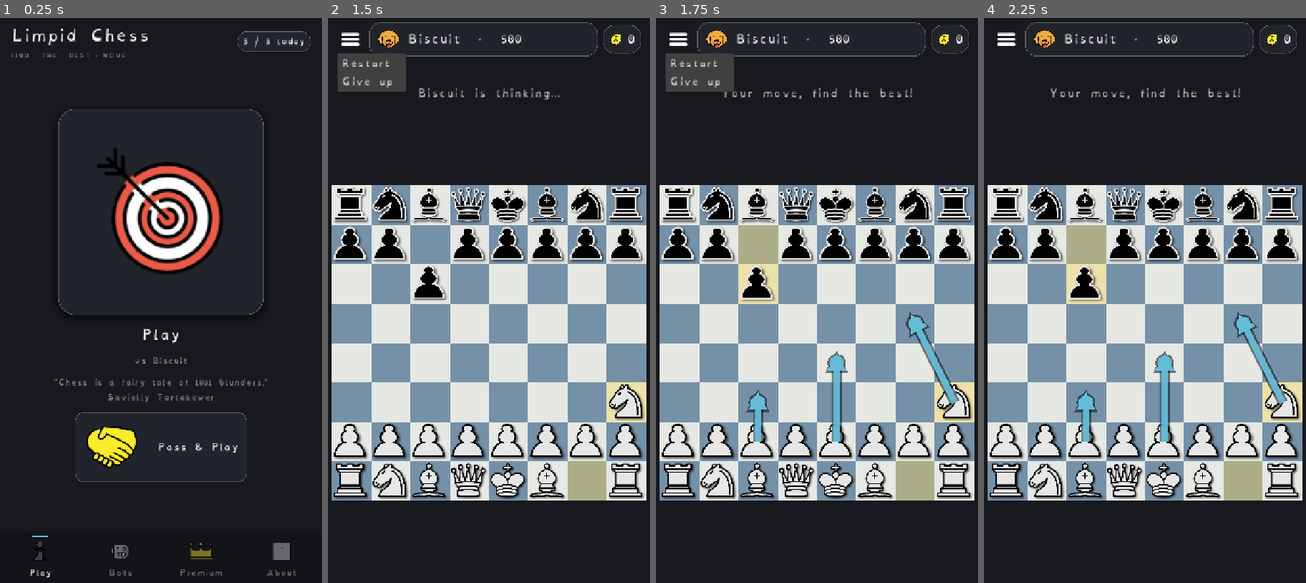
Above: before the commit, frames 1-4 (left to right).
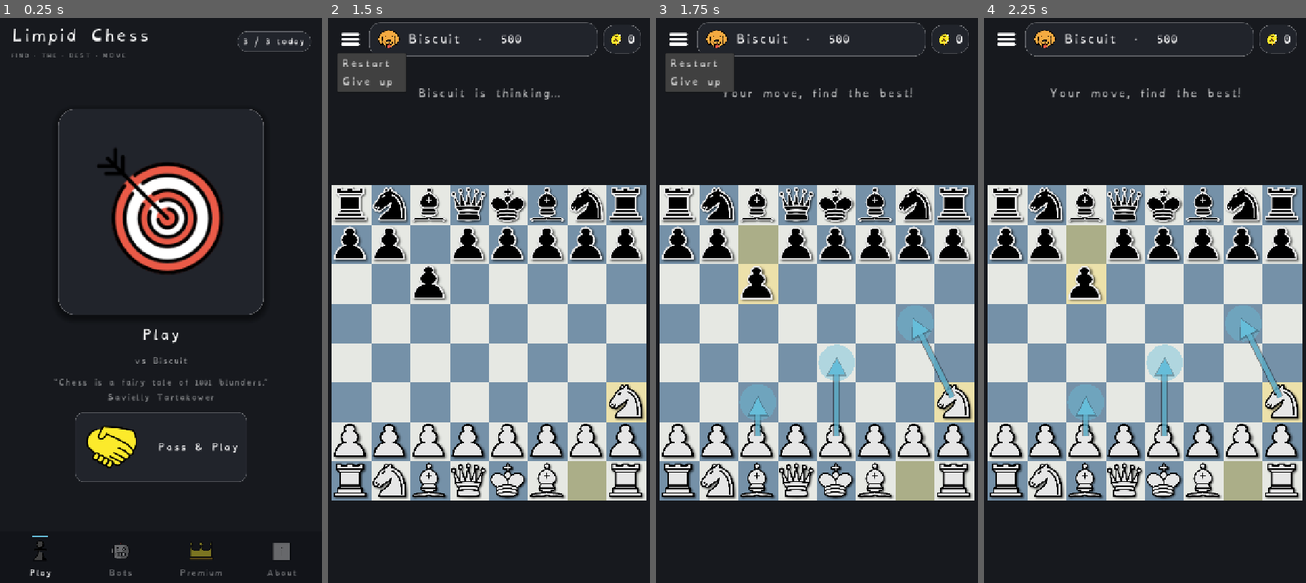
Above: after the commit, the same moments.

Repository: Hatscat/limpidchess
Game: Godot game, scene res://scenes/home.tscn
The game is run twice, just before and just after one commit, with the same random seed, the same clock (stepped at 60 frames per second) and the same inputs.
Inputs (mouse positions are in pixels of both pictures, inside the frame that each line leads up to):
- Up to frame 1 (0.25 s): no input
- Up to frame 2 (1.5 s): click (489, 210) at 0.5 s; click (350, 40) at 1.25 s
- Up to frame 3 (1.75 s): no input
- Up to frame 4 (2.25 s): tap Enter at 2 s; move the mouse to (1145, 345) at 2.02 s; click (1145, 345) at 2.17 s

Frames 1-2 are identical in both runs. In frame 3, 1.4% of the frame differs, in the area x 28-95%, y 52-75%; in frame 4, 1.4%.

Commit message:
feat; improve in game ui and ux

Diff:
--- a/scripts/game.gd
+++ b/scripts/game.gd
@@ -13,7 +13,7 @@
 
 const ANALYSIS_DEPTH_SF := 10
 const OPENING_WINDOW_CP := 55
-const REVEAL_SLIDE_SEC := 1.2   ## slow bullet-time slide of the chosen piece
+const REVEAL_SLIDE_SEC := 1.1   ## slow bullet-time slide of the chosen piece
 const REVEAL_HOLD_SEC := 0.55   ## extra pause so the result can be read
 const BOT_SLIDE_SEC := 0.35
 
--- a/scripts/ui/chess_board.gd
+++ b/scripts/ui/chess_board.gd
@@ -204,26 +204,28 @@
 
 	# Geometry: shaft runs all the way to the target so it joins the head/dot
 	# (no gap); a big arrowhead sits over the target dot, hovering it.
-	var shaft_w := _cell * 0.15
-	var dot_r := _cell * 0.18
-	var tip := to + dir * _cell * 0.26
-	var base := to - dir * _cell * 0.20
-	var hw := _cell * 0.25
+	var shaft_w := _cell * 0.11
+	var dot_r := _cell * 0.46
+	var tip := to + dir * _cell * 0.11
+	var base := to - dir * _cell * 0.30
+	var hw := _cell * 0.22
 	var p1 := base + perp * hw
 	var p2 := base - perp * hw
 
+	var line_from = from + dir * _cell * 0.15 # little gap from the center of the cell
+
 	# Dark outline pass (slightly larger) so the arrow reads on light or dark squares.
-	var outline := Color(0.04, 0.05, 0.08, 0.55)
+	var outline := Color(0.04, 0.05, 0.08, 0.45)
 	var e := _cell * 0.05
-	draw_line(from, to, outline, shaft_w + e * 2.0, true)
-	draw_circle(to, dot_r + e, outline)
+	draw_line(line_from, to, outline, shaft_w + e, true)
+	#draw_circle(to, dot_r + e, outline)
 	draw_colored_polygon(PackedVector2Array([
 		tip + dir * e, p1 + (perp * e) - (dir * e), p2 - (perp * e) - (dir * e),
 	]), outline)
 
 	# Colour pass.
-	draw_line(from, to, Color(col, 0.95), shaft_w, true)
-	draw_circle(to, dot_r, Color(col, 0.95))
+	draw_circle(to, dot_r, Color(col, 0.42))
+	draw_line(line_from, to, Color(col, 0.77), shaft_w, true)
 	draw_colored_polygon(PackedVector2Array([tip, p1, p2]), Color(col, 1.0))
 
 	# On reveal, a shape symbol so the result reads without colour.
